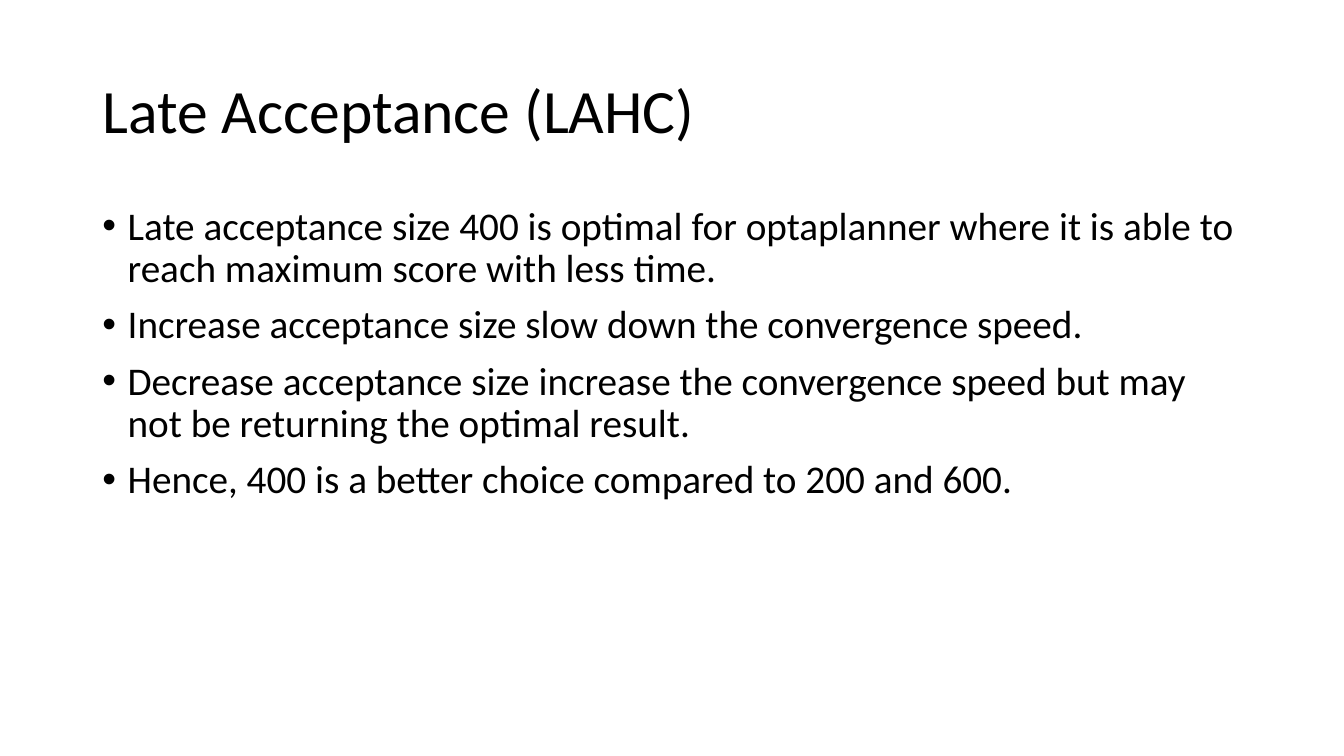
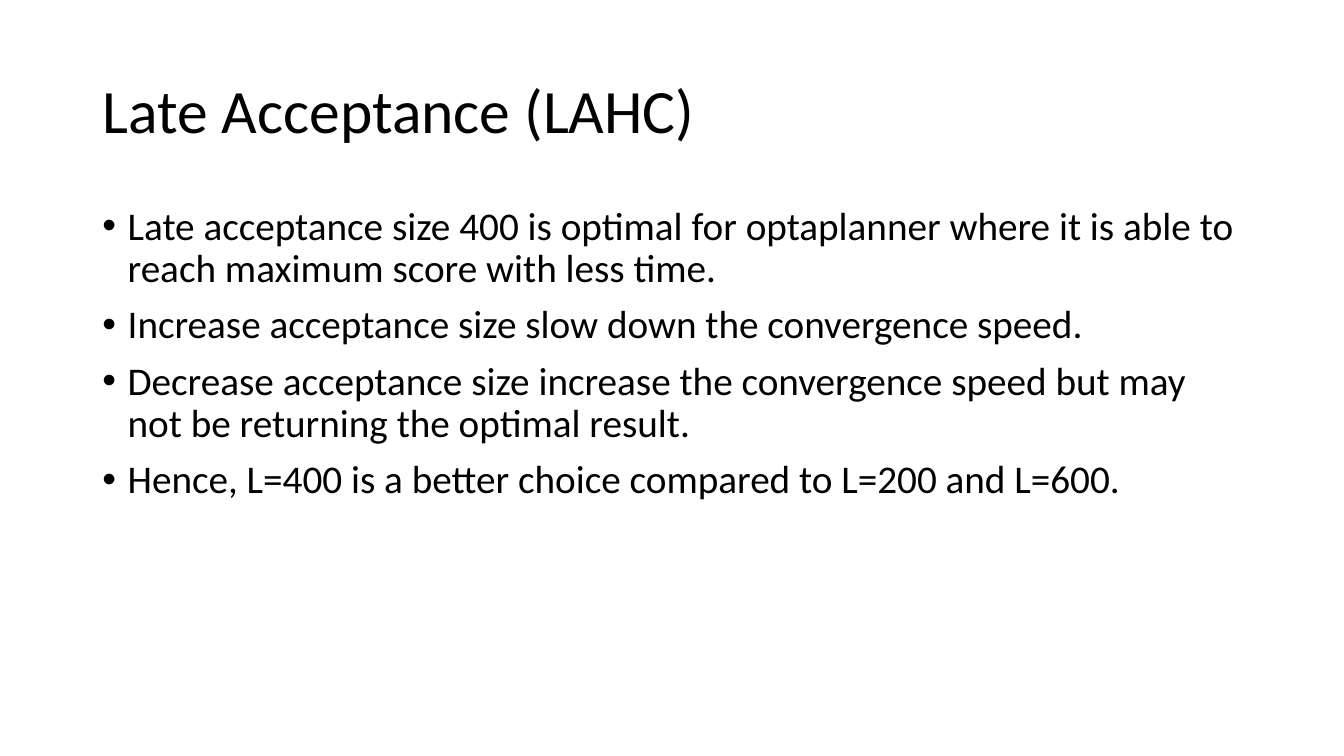
Before and after one commit to optimusium/phqSchedule, a slide deck: slide 13 of Comparison in between Searching Method.pptx (slide 5 before the commit). Drawn at 1344x756 pixels with LibreOffice and Linux fonts; fonts in the diff are those of the drawing. Boxes give left, top, right and bottom in pixels: in the first picture for what was removed or moved away, otherwise in the second. Text is boxed around its words. In the diff, an @@ line names an element or a change of style, - is before the commit and + after.

```diff
--- a/Comparison in between Searching Method.pptx
+++ b/Comparison in between Searching Method.pptx
@@ text at (128,465,1119,500): text changed @@
-• Hence, 400 is a better choice compared to 200 and 600.
+• Hence, L=400 is a better choice compared to L=200 and L=600.
```
Also in this commit, not shown: 1 other slide changed, 12 slides added, 5 slides removed.
